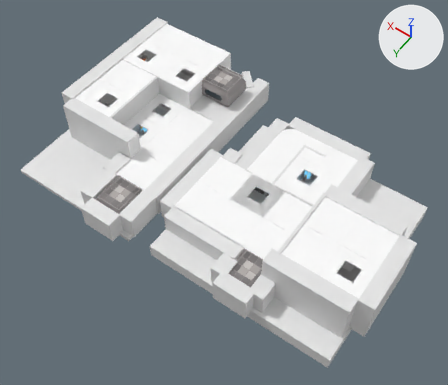
An edit to the glTF model assets/levels/level1.glb, drawn before and after from the same camera.
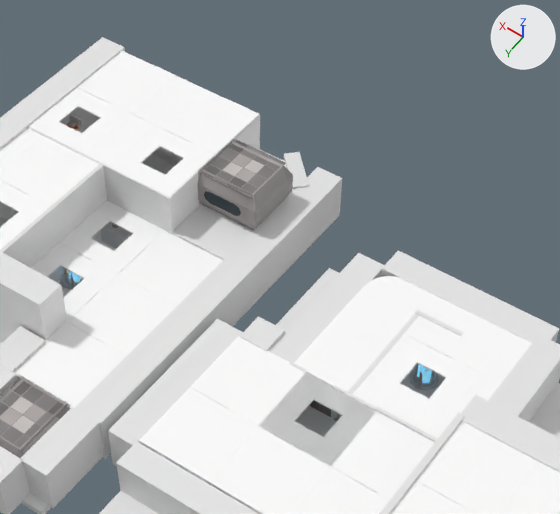
Each version is shown whole from a 50 mm camera at (-15.4, 34.2, 64.4) aimed at (14.5, -7.7, -1.5), then close up on the part from 24% to 83% of the width and 0% to 62% of the height. Every picture has the same lights, and +X, +Y and +Z are marked at upper right. Objects named as collision shapes, trigger or cutter boxes, shadow casters or lower levels of detail are left out. Where no turn or scale is listed for an object, it has been applied to the vertices.

Names of what the first close-up shows: 'Cube.020', 'Cube.024', 'SM_Buildings_Floor_5x5_01P__12__1.001', 'SM_Buildings_Floor_5x5_01P__4_', 'SM_Buildings_Floor_5x5_01P__5_', 'SM_Buildings_Floor_5x5_01P__6_', 'SM_Buildings_Floor_5x5_01P__7_', 'SM_Buildings_Floor_5x5_01P__7__2.001', 'SM_Buildings_Floor_5x5_01P__8__1.002', 'SM_Buildings_Floor_5x5_01P__9_', 'Wall', 'Wall.001'.
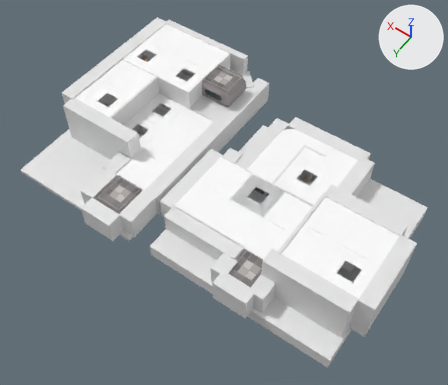
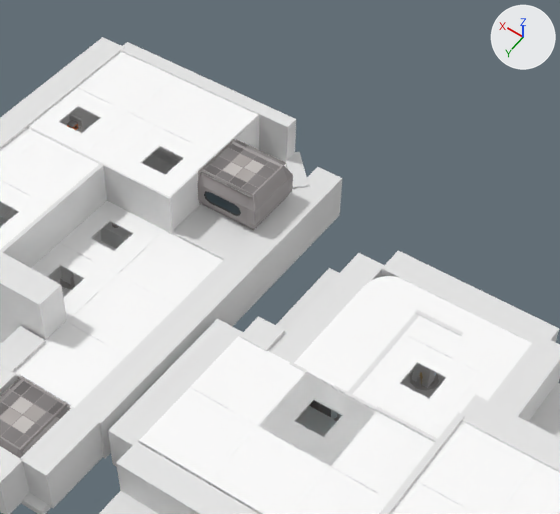
Pixel boxes (x1, y1, x2, y2) of what changed, in the close-ups (560 x 514 px):
'Cube.030', moved, rescaled (not visible before): after (121, 42, 296, 163)
'Pickup1', added: after (412, 363, 436, 388)
'Pickup2', added: after (60, 266, 83, 286)

Diff of the bpy script that builds the scene:
```diff
--- a/assets/levels/level1.glb.py
+++ b/assets/levels/level1.glb.py
@@ me_pickup2_sensor @@
+me_pickup2_sensor.from_pydata(...)  # a box spanning x -0.57..0.57, y -0.56..0.56, z -1.0..1.0
@@ ob_cube_030 @@
 ob_cube_030.parent = ob_level2_colliders
-ob_cube_030.location = (29.99, -24.62, 0.924)
-ob_cube_030.scale = (7.24, 0.502, 1.0)
+ob_cube_030.location = (29.99, -24.62, 2.919)
+ob_cube_030.scale = (-7.24, -0.502, -3.23)
@@ ob_pickup2 @@
+ob_pickup2 = bpy.data.objects.new('Pickup2', me_pickup2_sensor)
+ob_pickup2.location = (29.63, -9.28, 1.04)
@@ ob_pickup1 @@
+ob_pickup1 = bpy.data.objects.new('Pickup1', me_pickup2_sensor.copy())
+ob_pickup1.location = (6.26, -15.44, 0.93)
```
